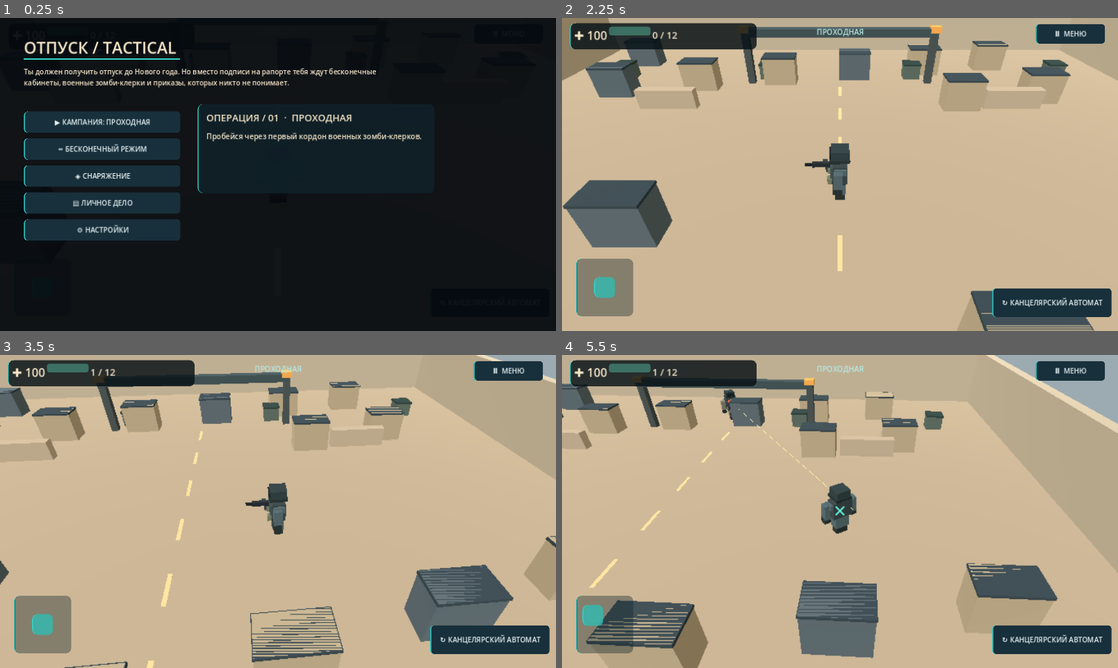
Above: before the commit, frames 1-4 (two rows, left to right).
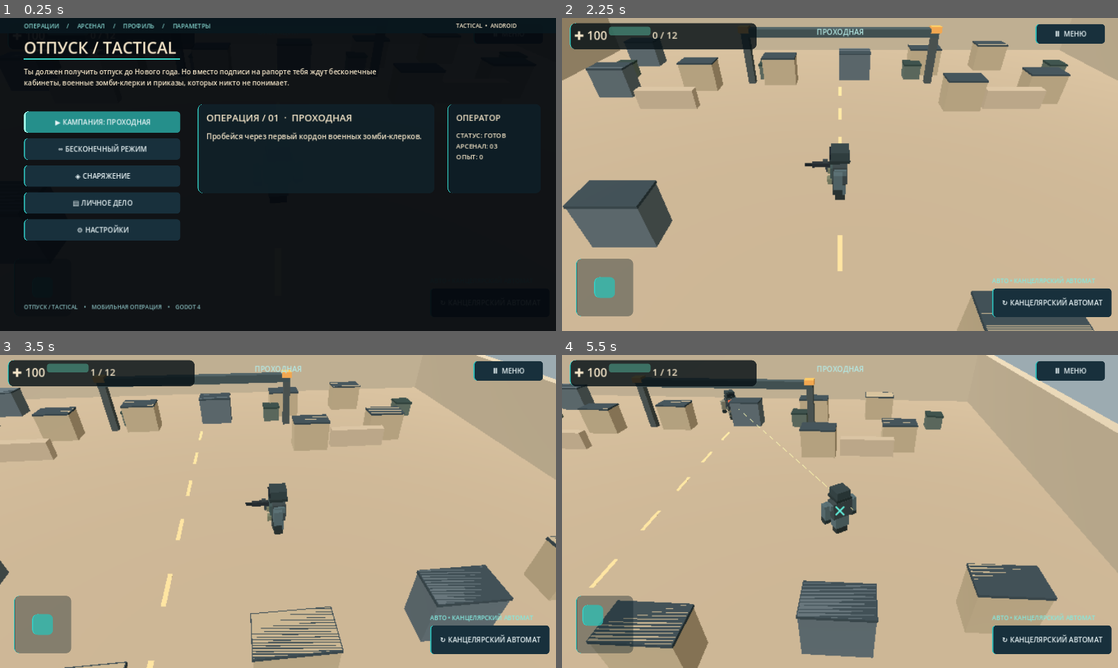
Above: after the commit, the same moments.

Repository: gemini13334-beep/---
Game: Godot game, scene res://scenes/main.tscn
Same seed, same stepped clock (60 frames per second), same inputs: the game is played once before the commit and once after it.
Inputs (mouse positions are in pixels of both pictures, inside the frame that each line leads up to):
- Up to frame 1 (0.25 s): no input
- Up to frame 2 (2.25 s): click "Ⅱ МЕНЮ" at 0.5 s; click "↻ КАНЦЕЛЯРСКИЙ АВТОМАТ" at 1.25 s; click "▶ КАМПАНИЯ: ПРОХОДНАЯ" at 2 s
- Up to frame 3 (3.5 s): tap Enter at 2.75 s; move the mouse to (400, 495) at 2.77 s; hold D from 2.78 s (still down); click (400, 495) at 2.92 s
- Up to frame 4 (5.5 s): release D at 3.5 s; drag from (728, 527) to (812, 574) at 3.52 s; move the mouse to (895, 442) at 4.27 s; hold D 4.28-5 s; click (895, 442) at 4.42 s; drag from (812, 574) to (673, 464) at 5.02 s

The runs differ from the first frame. In frame 1, 3.0% of the frame differs, in the area x 4-93%, y 1-94%; in frame 2, 0.1%; in frame 3, 0.2%; in frame 4, 0.2%.

Commit message:
Implement CS2-inspired mobile tactical menu with top navigation, operator card, primary action and combat weapon status

Diff:
--- a/godot/scripts/main.gd
+++ b/godot/scripts/main.gd
@@ -28,6 +28,7 @@
 var hp_label: Label
 var health_bar: ProgressBar
 var weapon_button: Button
+var weapon_status: Label
 var kills_label: Label
 var hero: Node3D
 var cam: Camera3D
@@ -380,6 +381,11 @@
  weapon_button.custom_minimum_size=Vector2(275,66)
  weapon_button.pressed.connect(_cycle_weapon)
  hud.add_child(weapon_button)
+ weapon_status=_label("АВТО • "+str(WEAPONS[weapon_index]["name"]),14)
+ weapon_status.set_anchors_preset(Control.PRESET_BOTTOM_RIGHT)
+ weapon_status.position=Vector2(-290,-126)
+ weapon_status.add_theme_color_override("font_color",Color("#83e9df"))
+ hud.add_child(weapon_status)
  joystick_base=_panel(Vector2(32,-166),Vector2(132,132),Color(0.05,0.13,0.16,0.38))
  joystick_base.set_anchors_preset(Control.PRESET_BOTTOM_LEFT)
  joystick_base.mouse_filter=Control.MOUSE_FILTER_IGNORE
@@ -410,6 +416,8 @@
 func _refresh_weapon_button()->void:
  if is_instance_valid(weapon_button):
   weapon_button.text="↻ "+str(WEAPONS[weapon_index]["name"])
+ if is_instance_valid(weapon_status):
+  weapon_status.text=("АВТО • " if auto_fire else "РУЧНОЙ • ")+str(WEAPONS[weapon_index]["name"])
 
 func _panel(pos:Vector2,dimensions:Vector2,tint:Color)->Panel:
  var p:=Panel.new()
@@ -463,6 +471,19 @@
  shade.color=Color(0.018,0.035,0.055,0.94)
  shade.set_anchors_and_offsets_preset(Control.PRESET_FULL_RECT)
  menu_layer.add_child(shade)
+ var header_strip:=ColorRect.new()
+ header_strip.color=Color(0.035,0.09,0.115,0.94)
+ header_strip.position=Vector2(0,0)
+ header_strip.size=Vector2(1280,36)
+ header_strip.mouse_filter=Control.MOUSE_FILTER_IGNORE
+ menu_layer.add_child(header_strip)
+ var nav:=_label("ОПЕРАЦИИ     /     АРСЕНАЛ     /     ПРОФИЛЬ     /     ПАРАМЕТРЫ",14)
+ nav.position=Vector2(55,8)
+ nav.add_theme_color_override("font_color",Color("#81cfc9"))
+ menu_layer.add_child(nav)
+ var build_tag:=_label("TACTICAL  •  ANDROID",13)
+ build_tag.position=Vector2(1050,8)
+ menu_layer.add_child(build_tag)
  var accent:=ColorRect.new()
  accent.color=Color("#36d4c6")
  accent.position=Vector2(55,93)
@@ -482,6 +503,13 @@
   b.position=Vector2(55,215+i*62)
   b.custom_minimum_size=Vector2(360,49)
   menu_layer.add_child(b)
+  if i==0:
+   var primary:=StyleBoxFlat.new()
+   primary.bg_color=Color("#258f8b")
+   primary.set_corner_radius_all(8)
+   primary.border_width_left=4
+   primary.border_color=Color("#a7fff0")
+   b.add_theme_stylebox_override("normal",primary)
   match i:
    0: b.pressed.connect(func(): _start(false))
    1: b.pressed.connect(func(): _start(true))
@@ -498,6 +526,18 @@
  briefing.custom_minimum_size=Vector2(500,100)
  briefing.autowrap_mode=TextServer.AUTOWRAP_WORD_SMART
  menu_layer.add_child(briefing)
+ var operator_panel:=_panel(Vector2(1030,198),Vector2(215,205),Color(0.055,0.12,0.15,0.90))
+ menu_layer.add_child(operator_panel)
+ var operator_title:=_label("ОПЕРАТОР",19)
+ operator_title.position=Vector2(1050,216)
+ menu_layer.add_child(operator_title)
+ var operator_details:=_label("СТАТУС: ГОТОВ\nАРСЕНАЛ: 03\nОПЫТ: %d"%xp,15)
+ operator_details.position=Vector2(1050,259)
+ menu_layer.add_child(operator_details)
+ var footer:=_label("ОТПУСК / TACTICAL    •    МОБИЛЬНАЯ ОПЕРАЦИЯ    •    GODOT 4",13)
+ footer.position=Vector2(55,655)
+ footer.add_theme_color_override("font_color",Color("#83b7b8"))
+ menu_layer.add_child(footer)
 
 func _show_loadout()->void:
  _show_menu()
